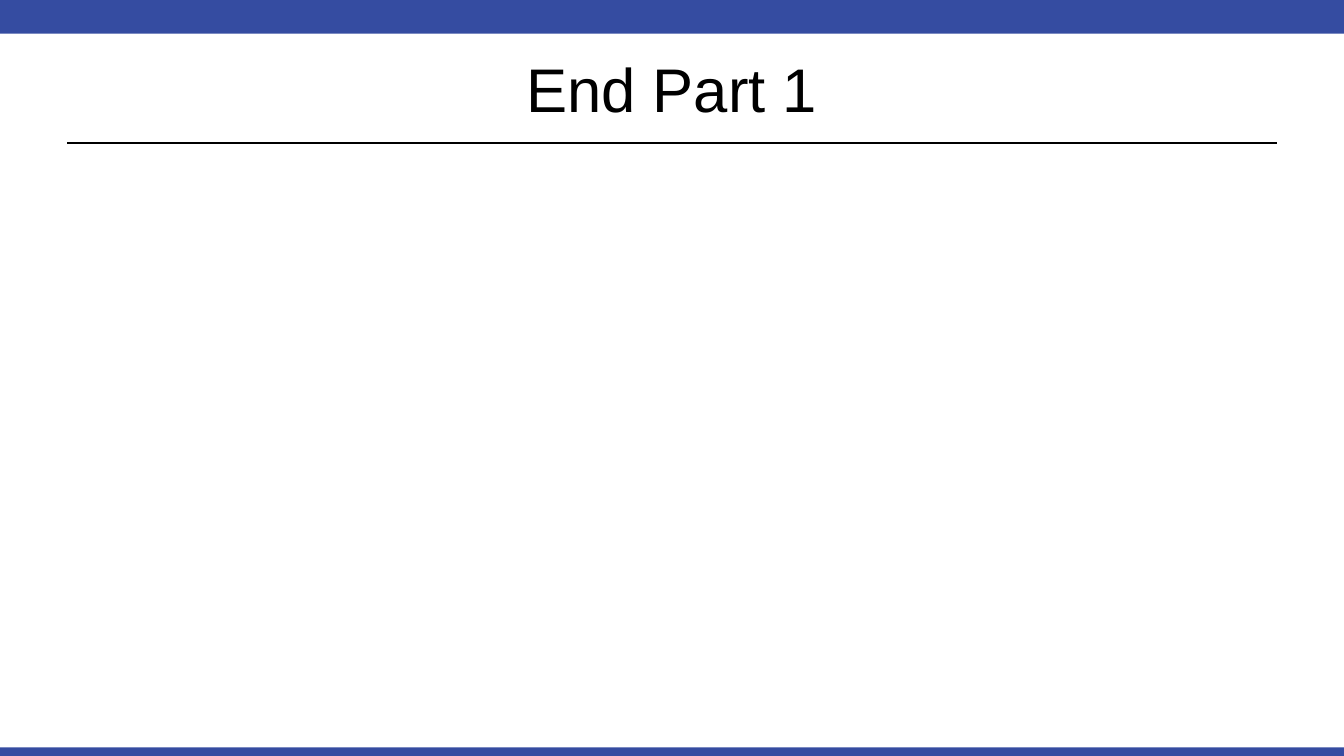
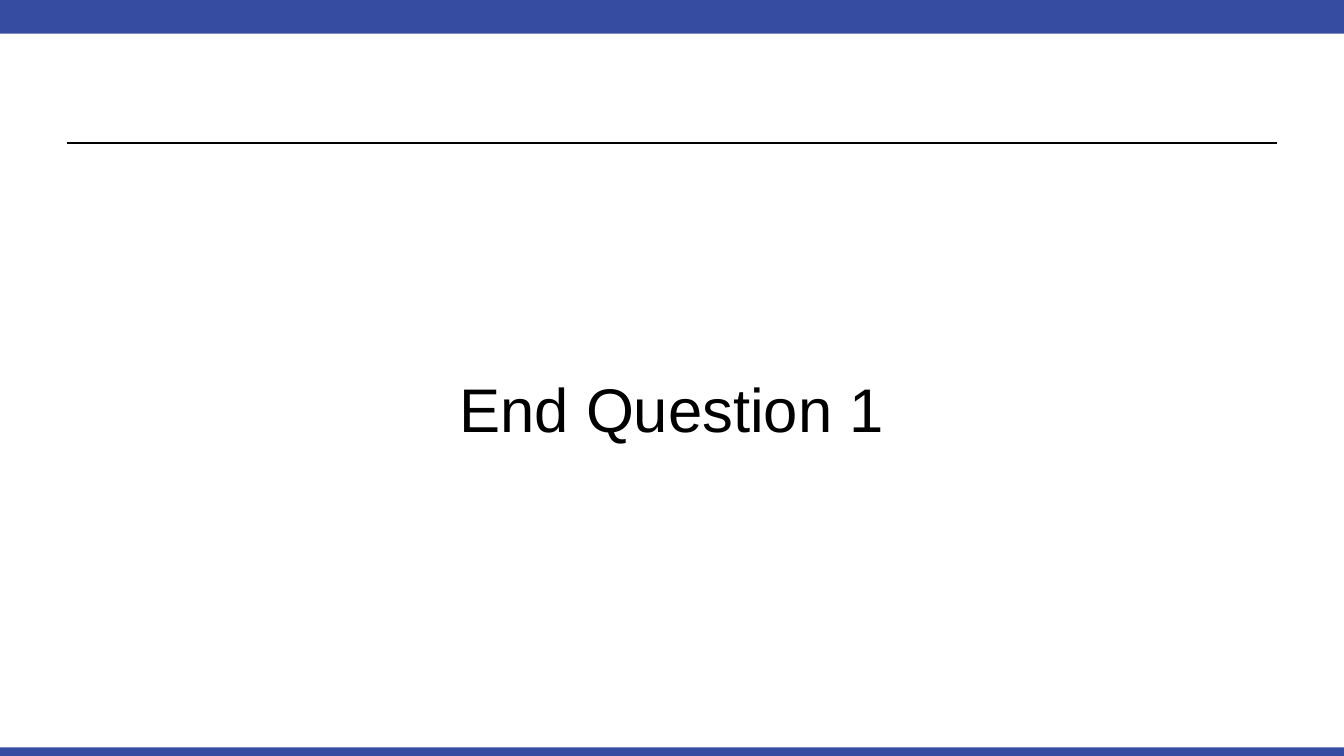
Before and after one commit to BivinSadler/MSDS_6371_Stat_Foundations, a slide deck: slide 5 of Unit 5/FLS/6371 FLS Unit 5.pptx. Drawn at 1344x756 pixels with LibreOffice and Linux fonts; fonts in the diff are those of the drawing. Boxes give left, top, right and bottom in pixels: in the first picture for what was removed or moved away, otherwise in the second. Text is boxed around its words. In the diff, an @@ line names an element or a change of style, - is before the commit and + after.

```diff
--- a/Unit 5/FLS/6371 FLS Unit 5.pptx
+++ b/Unit 5/FLS/6371 FLS Unit 5.pptx
@@ title at (x1=459, y1=387, x2=883, y2=443): text changed @@
-End Part 1
+End Question 1
```
Also in this commit, not shown: 4 other slides changed, 1 slide added, 5 slides removed.
